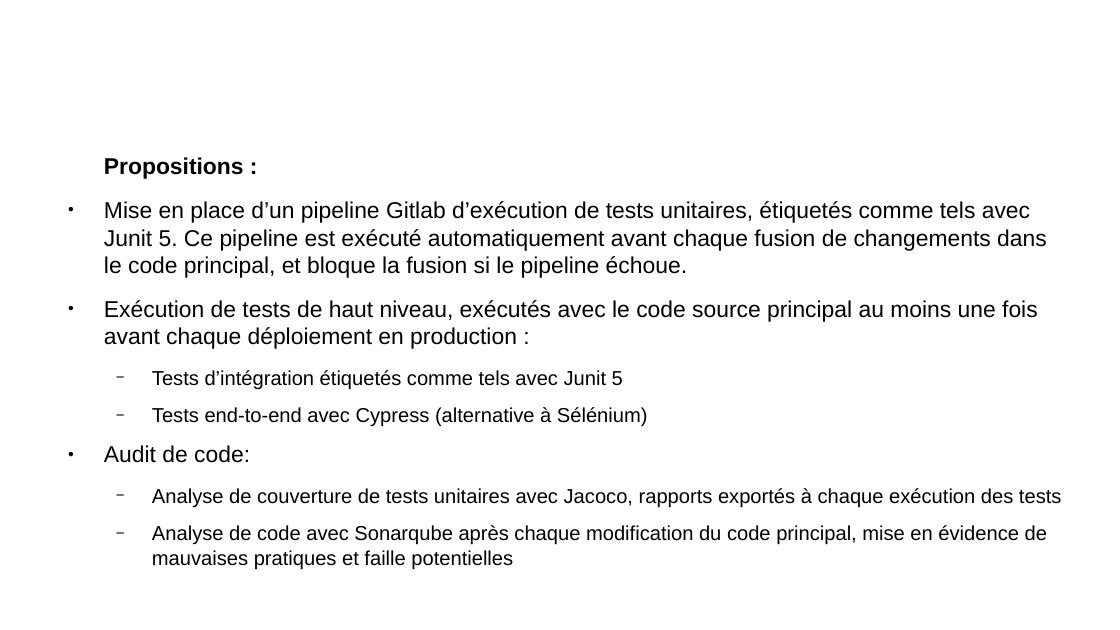
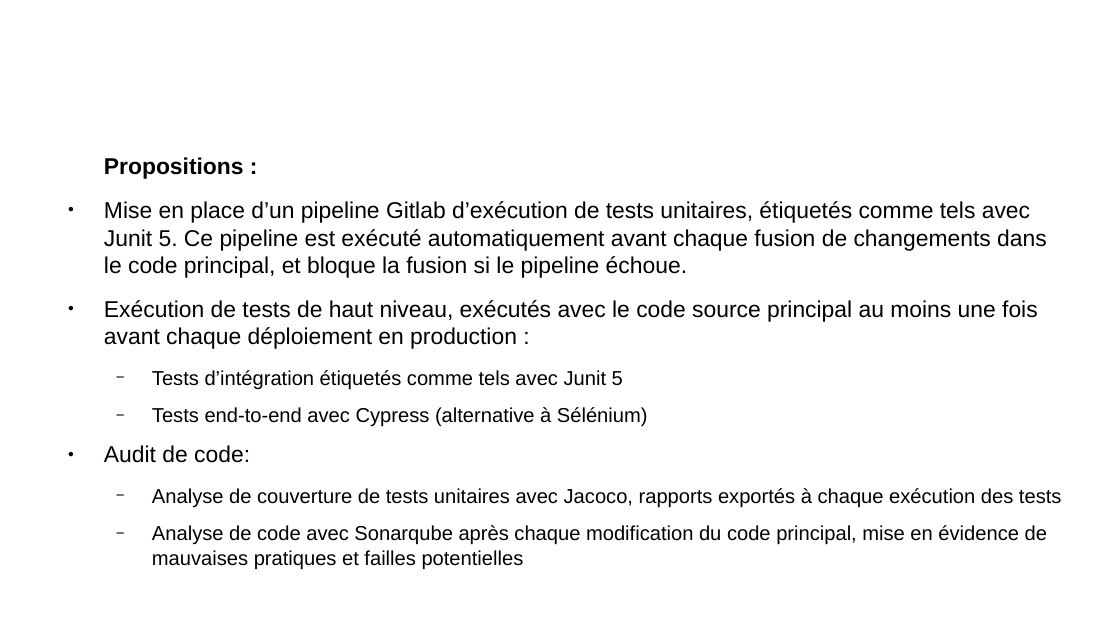
Before and after one commit to remipassmoilesel/ci-cd-plan, a slide deck: slide 15 of ci-cd-plan.odp (slide 17 before the commit). Drawn at 1120x630 pixels with LibreOffice and Linux fonts; fonts in the diff are those of the drawing; background and template pictures are left out. Boxes give left, top, right and bottom in pixels: in the first picture for what was removed or moved away, otherwise in the second. Text is boxed around its words. In the diff, an @@ line names an element or a change of style, - is before the commit and + after.

```diff
--- a/ci-cd-plan.odp
+++ b/ci-cd-plan.odp
@@ text at bbox=[152, 525, 1047, 569]: text changed @@
-  − Analyse de code avec Sonarqube après chaque modification du code principal, mise en évidence de mauvaises pratiques et faille potentielles
+  − Analyse de code avec Sonarqube après chaque modification du code principal, mise en évidence de mauvaises pratiques et failles potentielles
```
Also in this commit, not shown: 10 other slides changed, 1 slide added, 1 slide removed.
